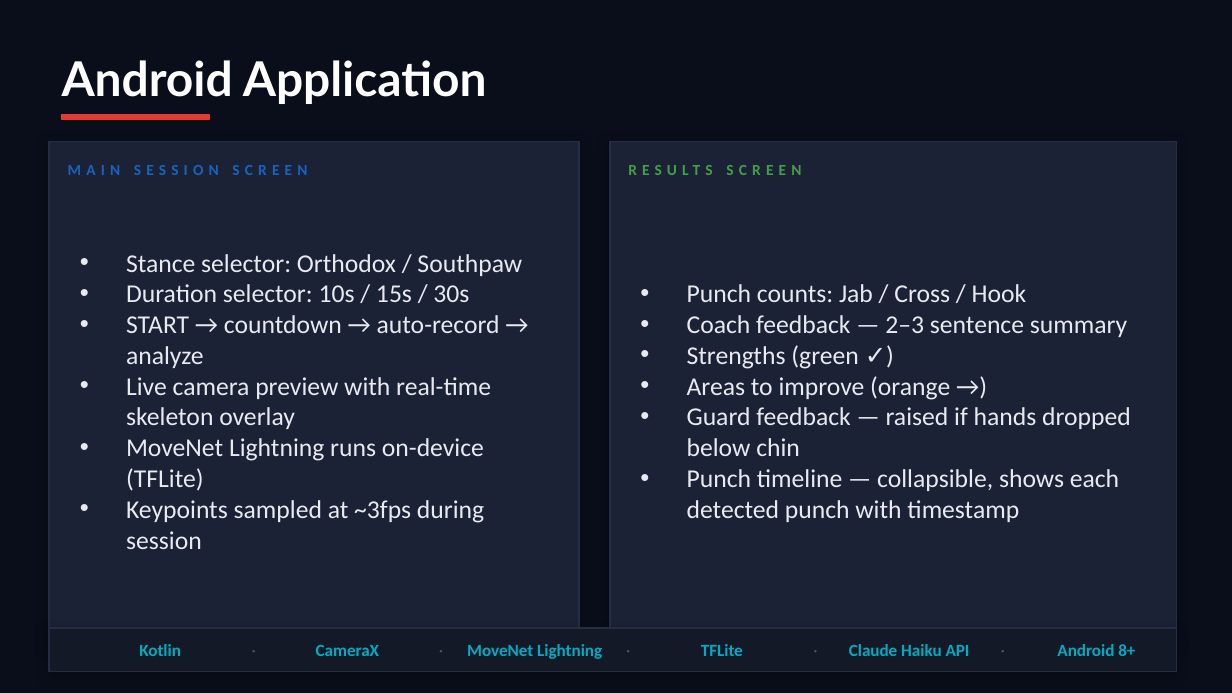
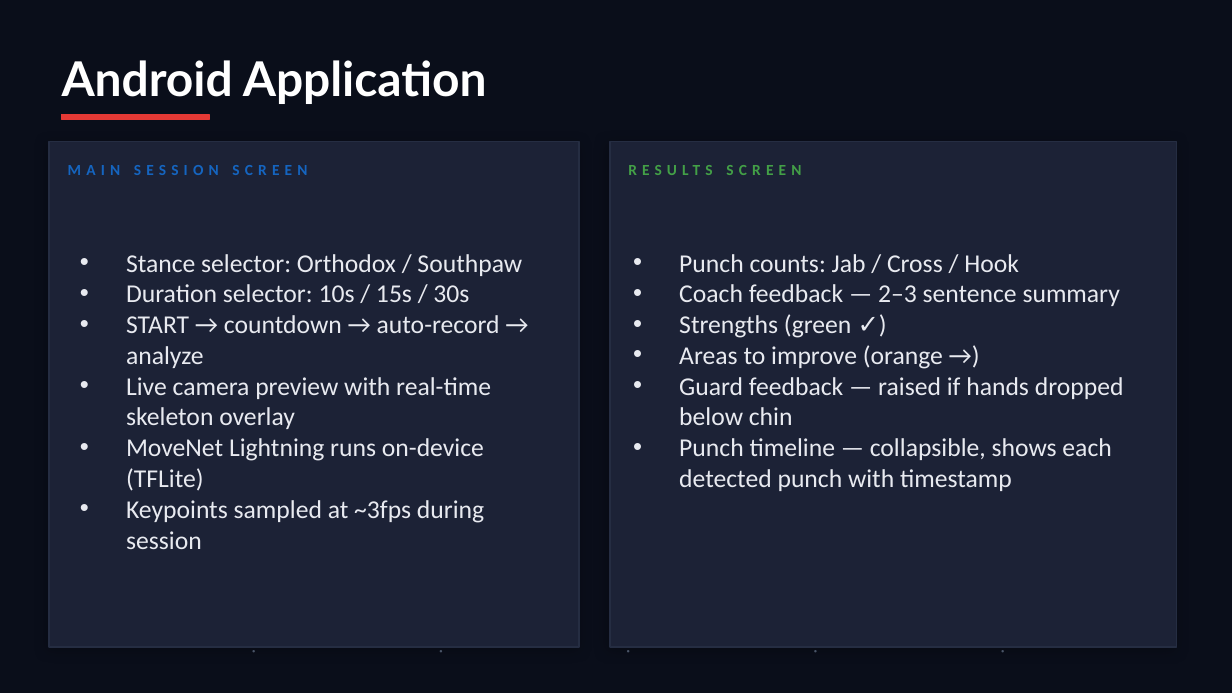
Before and after one commit to buugiiman/boxing-coach, a slide deck: slide 10 of ppt/boxing_coach.pptx (slide 9 before the commit). Drawn at 1232x693 pixels with LibreOffice and Linux fonts; fonts in the diff are those of the drawing. Boxes give left, top, right and bottom in pixels: in the first picture for what was removed or moved away, otherwise in the second. Text is boxed around its words. In the diff, an @@ line names an element or a change of style, - is before the commit and + after.

```diff
--- a/ppt/boxing_coach.pptx
+++ b/ppt/boxing_coach.pptx
@@ text "Punch counts: Jab / Cross ...": place and size @@
-text "Punch counts: Jab / Cross ..." at <box>687,284,1131,522</box>
+text "Punch counts: Jab / Cross ..." at <box>679,254,1124,491</box>
@@ rectangle removed at <box>49,628,1177,671</box> @@
@@ text removed at <box>139,644,181,656</box> @@
-Kotlin
@@ text removed at <box>316,645,379,656</box> @@
-CameraX
@@ text removed at <box>467,644,602,659</box> @@
-MoveNet Lightning
@@ text removed at <box>701,644,743,656</box> @@
-TFLite
@@ text removed at <box>849,644,970,656</box> @@
-Claude Haiku API
@@ text removed at <box>1057,644,1135,656</box> @@
-Android 8+
```
Also in this commit, not shown: 7 other slides changed, 4 slides added, 2 slides removed.
